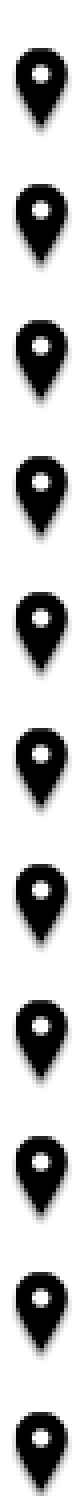
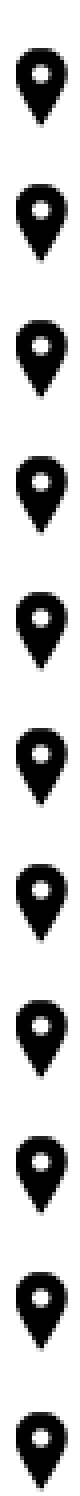
Layered file, before and after one edit (80px x 1496px). Changes by layer:
pixels changed over [12, 60, 72, 1496] (layer not identified)
